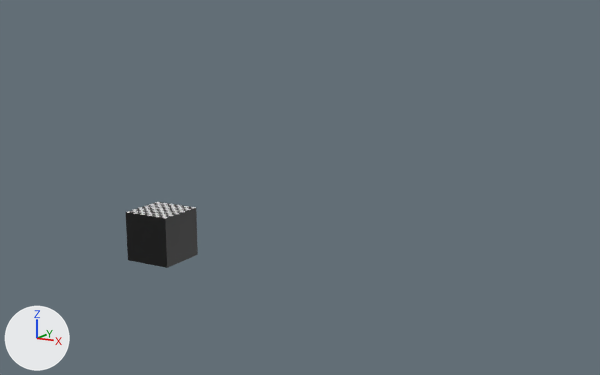
The Blender file shadowland.blend, before and after one commit.
Rendered twice from a 50 mm camera at (20.9, -25.5, 9.3) aimed at (2.8, 6.4, 1.0). The lights are fixed; the arrows at lower left show +X, +Y and +Z.

Before the edit, the objects in view are built like this:
```python
me_cube = bpy.data.meshes.new('Cube')
me_cube.from_pydata(...)  # 288 vertices, 286 faces; spans x -1.0..1.0, y -1.0..1.0, z -1.0..1.0
# faces by material slot: [225, 61]
me_cube.materials.append(mat_material)  # black #000000
me_cube.materials.append(mat_material_001)  # white #e7e7e7
ob_cube = bpy.data.objects.new('Cube', me_cube)
ob_cube.location = (0.0, 0.0, 0.0)
```
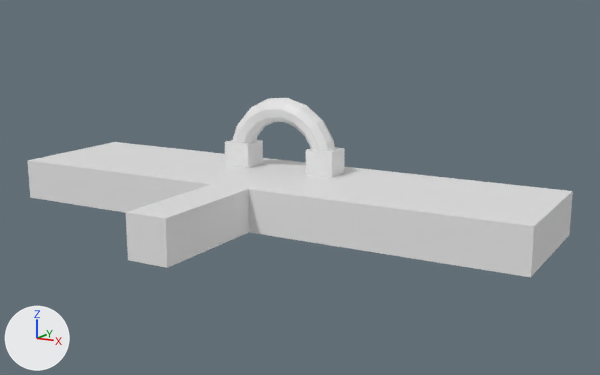
Commit message: add ark to shadowland

The change, as a list of edits to the scene's bpy script:
```text
Change me_cube:
    used by ob_cube; location = (0.0, 0.0, 0.0)
    remove me_cube.from_pydata(...)  # 288 vertices, 286 faces; spans x -1.0..1.0, y -1.0..1.0, z -1.0..1.0
    remove me_cube.materials.append(mat_material)  # black #000000
    remove me_cube.materials.append(mat_material_001)  # white #e7e7e7
    add me_cube.from_pydata(...)  # 8 vertices, 6 faces; spans x -1.0..1.0, y -1.0..1.0, z -1.0..1.0
    me_cube part 1
    280 vertices are removed from x -1.0..1.0, y -1.0..1.0, z -1.0..1.0
    286 faces are deleted
    6 new faces join them
Add me_cube_005:
    me_cube_005.from_pydata(...)  # a box spanning x -1.0..1.0, y -1.0..1.0, z -1.0..0.94
Add me_torus:
    me_torus.from_pydata(...)  # 81 vertices, 72 faces; spans x -1.23..1.25, y 0.0..1.24, z -0.25..0.25
Add me_cube_002:
    me_cube_002.from_pydata(...)  # 20 vertices, 18 faces; spans x -12.8..13.7, y -1.0..9.6, z -1.0..1.0
Add ob_cube_003:
    ob_cube_003 = bpy.data.objects.new('Cube.003', me_cube_005)
    ob_cube_003.location = (2.41, 9.54, 1.54)
    ob_cube_003.scale = (0.7, 0.689, 0.716)
Add ob_torus:
    ob_torus = bpy.data.objects.new('Torus', me_torus)
    ob_torus.location = (0.05, 9.47, 1.56)
    ob_torus.rotation_euler = (1.566, 0.0, 0.0)  # degrees (90, 0, 0)
    ob_torus.scale = (2.4, 2.43, 2.29)
Add ob_cube_002:
    ob_cube_002 = bpy.data.objects.new('Cube.002', me_cube_005.copy())
    ob_cube_002.location = (-2.28, 9.54, 1.54)
    ob_cube_002.scale = (0.7, 0.689, 0.716)
Add ob_cube_001:
    ob_cube_001 = bpy.data.objects.new('Cube.001', me_cube_002)
    ob_cube_001.location = (0.0, 1.98, 0.0)
```

Location of each change, [x1, y1, x2, y2] in pixels of the pictures (600 x 375 px):
'Cube.001', added: after [28, 142, 573, 277]
'Torus', added: after [232, 98, 335, 151]
'Cube.003', added: after [306, 147, 345, 178]
'Cube.002', added: after [225, 140, 263, 168]
part 1 of me_cube, cut back: before [126, 202, 198, 268]; after [126, 202, 197, 268]
